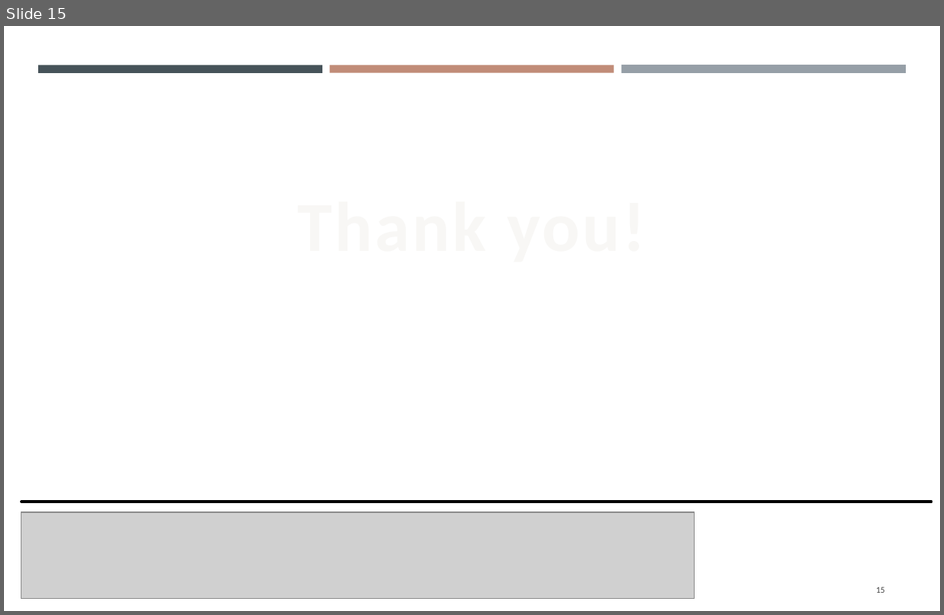
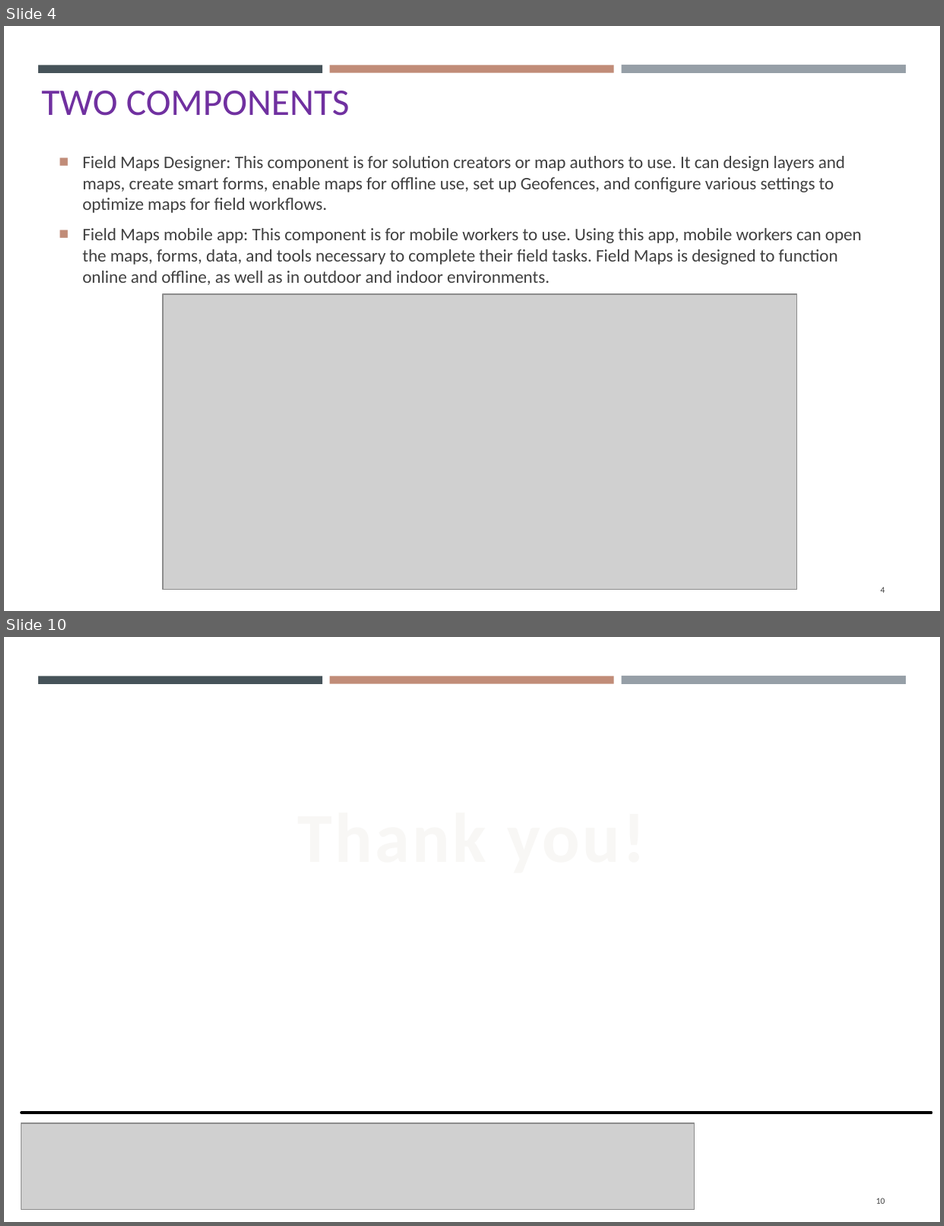
Before and after one commit to gisynw/Field_Techniques, a slide deck: docs/Lectures/Week04/Lecture09_GEOG3319_Suvery123 and Collector.pptx. Shown one above the other, each under a label of ours: slide 15 before the commit, slides 4 and 10 after it; the slides between them are not shown. The pictures are 944x615 and 944x1226 pixels, drawn with LibreOffice and Linux fonts; fonts in the diff are those of the drawing; grey boxes stand for pictures. Boxes give left, top, right and bottom in pixels: in the first picture for what was removed or moved away, otherwise in the second. Text is boxed around its words. In the diff, an @@ line names an element or a change of style, - is before the commit and + after.

```diff
--- a/docs/Lectures/Week04/Lecture09_GEOG3319_Suvery123 and Collector.pptx
+++ b/docs/Lectures/Week04/Lecture09_GEOG3319_Suvery123 and Collector.pptx
@@ slide 4 added at [4, 26, 940, 611], background #FFFFFF; not listed: 3 template elements that a slide beside it also shows @@
@@ text added at [41, 91, 350, 116], 26 pt, text #7030A0 @@
+TWO COMPONENTS
@@ text added at [82, 156, 862, 285], 12.2 pt, text #404040 @@
+■ Field Maps Designer: This component is for solution creators or map authors to use. It can design layers and maps, create smart forms, enable maps for offline use, set up Geofences, and configure various settings to optimize maps for field workflows.
+■ Field Maps mobile app: This component is for mobile workers to use. Using this app, mobile workers can open the maps, forms, data, and tools necessary to complete their field tasks. Field Maps is designed to function online and offline, as well as in outdoor and indoor environments.
@@ picture added at [163, 294, 797, 590] @@
@@ page number added at [881, 587, 886, 593], 6.1 pt, text #404040 @@
+4
@@ what was slide 15 is now slide 10 @@
@@ page number at [876, 1198, 886, 1204]: text changed @@
-15
+10
```
Also in this commit, not shown: 3 slides changed, 5 other slides added, 11 slides removed, 2 other files.
